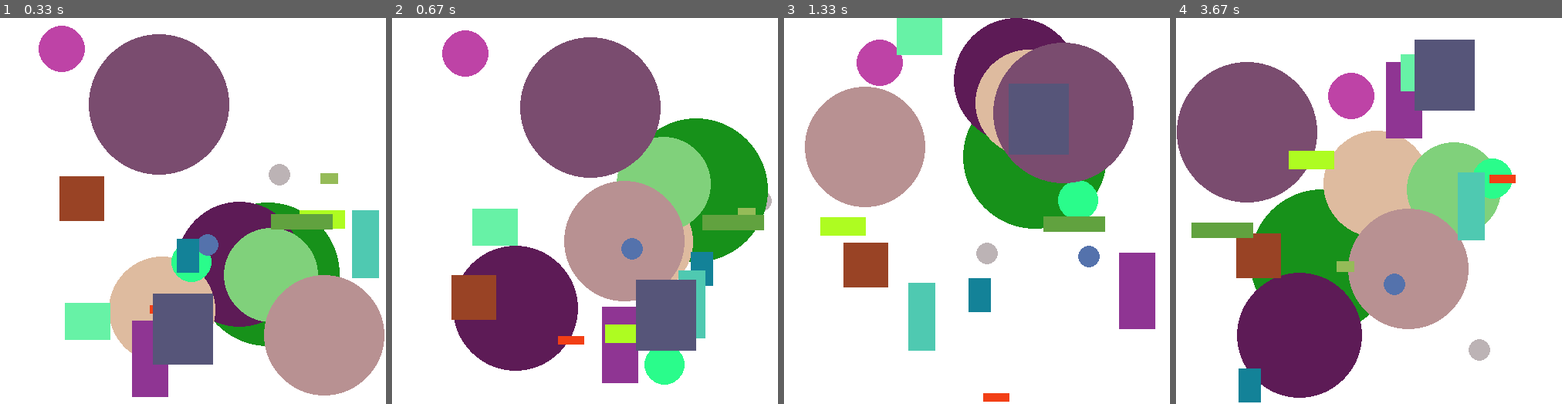
Above: before the commit, frames 1-4 (left to right).
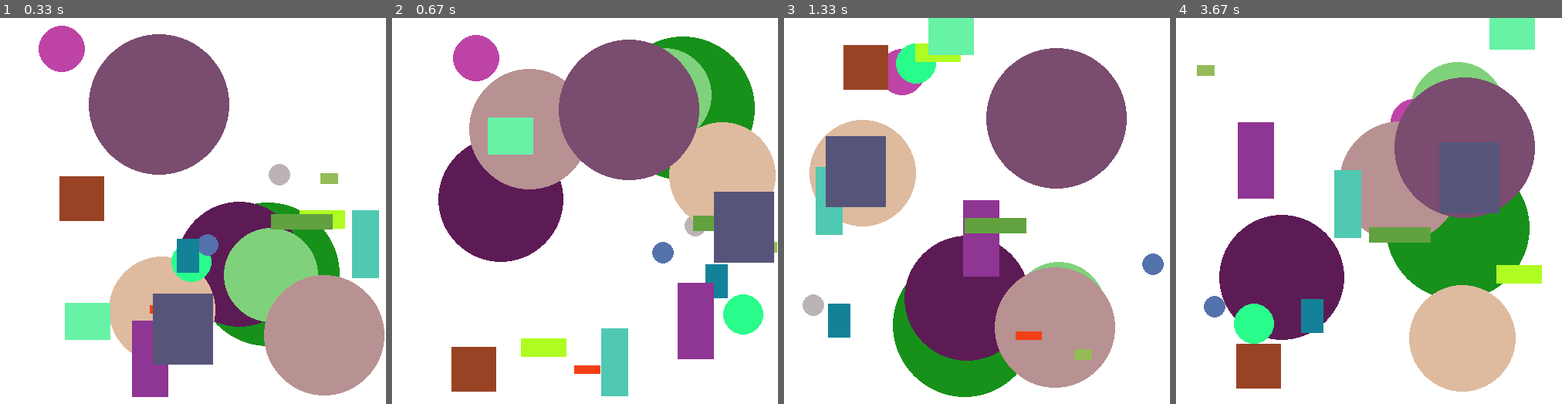
Above: after the commit, the same moments.

Repository: Den1k22/python-lessons
Game: pygame game, started from Code/pyGame/drawing_figures.py
The game is run twice, just before and just after one commit, with the same random seed, the same clock (stepped at 60 frames per second) and the same inputs.
Inputs:
- Up to frame 1 (0.33 s): no input
- Up to frame 2 (0.67 s): hold Up from 0.33 s (still down)
- Up to frame 3 (1.33 s): release Up at 0.8 s; hold Down 0.83-1.13 s; hold Up from 1.17 s (still down)
- Up to frame 4 (3.67 s): release Up at 1.53 s; hold Down 1.57-1.93 s; hold Up 1.97-2.27 s; hold Down 2.3-2.6 s; hold Up 2.63-3 s; hold Down 3.03-3.4 s; hold Up from 3.43 s (still down)

Frame 1 is identical in both runs. In frame 2, 54% of the frame differs, in the area x 12-100%, y 3-98%; in frame 3, 50%; in frame 4, 60%, in the area x 0-95%, y 0-100%.

Commit message:
pygame: added velocity for figures

Diff:
--- a/Code/pyGame/drawing_figures.py
+++ b/Code/pyGame/drawing_figures.py
@@ -10,13 +10,14 @@
 
 
 class Circle:
-  def __init__(self, x, y, direction_x, direction_y, radius, color):
+  def __init__(self, x, y, direction_x, direction_y, radius, color, velocity = 1):
     self.x = x
     self.y = y
     self.d_x = direction_x
     self.d_y = direction_y
     self.radius = radius
     self.color = color
+    self.velocity = velocity
 
   def draw(self, screen):
     pygame.draw.circle(
@@ -29,12 +30,15 @@
     if (self.y <= SCREEN_MIN_Y + self.radius) or (self.y >= SCREEN_MAX_Y - self.radius):
       self.d_y = -self.d_y
 
-    self.x += 1 * self.d_x
-    self.y += 1 * self.d_y
+    self.x += self.velocity * self.d_x
+    self.y += self.velocity * self.d_y
+
+  def update_velocity(self, velocity):
+    self.velocity += velocity
 
 
 class Rectangle:
-  def __init__(self, x, y, width, height, d_x, d_y, color):
+  def __init__(self, x, y, width, height, d_x, d_y, color, velocity = 1):
     self.x = x
     self.y = y
     self.width = width
@@ -42,6 +46,7 @@
     self.d_x = d_x
     self.d_y = d_y
     self.color = color
+    self.velocity = velocity
 
   def move(self):
     if (self.x >= SCREEN_MAX_X - self.width) or (self.x <= SCREEN_MIN_X):
@@ -50,13 +55,20 @@
     if (self.y >= SCREEN_MAX_Y - self.height) or (self.y <= SCREEN_MIN_Y):
       self.d_y = -self.d_y
 
-    self.x += 1 * self.d_x  # use velocity like this: self.x += self.velocity * self.d_x
-    self.y += 1 * self.d_y
+    self.x += self.velocity * self.d_x
+    self.y += self.velocity * self.d_y
 
   def draw(self, screen):
     pygame.draw.rect(screen, (self.color[0], self.color[1], self.color[2]),
                      (self.x, self.y, self.width, self.height), 0)
 
+  def update_velocity(self, velocity):
+    self.velocity += velocity
+
+
+def change_velocity(figures, velocity):
+  for figure in figures:
+    figure.update_velocity(velocity)
 
 pygame.init()
 
@@ -92,6 +104,11 @@
     for event in pygame.event.get():
         if event.type == pygame.QUIT:
             running = False
+        if event.type == pygame.KEYDOWN:
+          if event.key == pygame.K_UP:
+            change_velocity(figures, 1)
+          if event.key == pygame.K_DOWN:
+            change_velocity(figures, -1)
 
     screen.fill((255, 255, 255))
 
